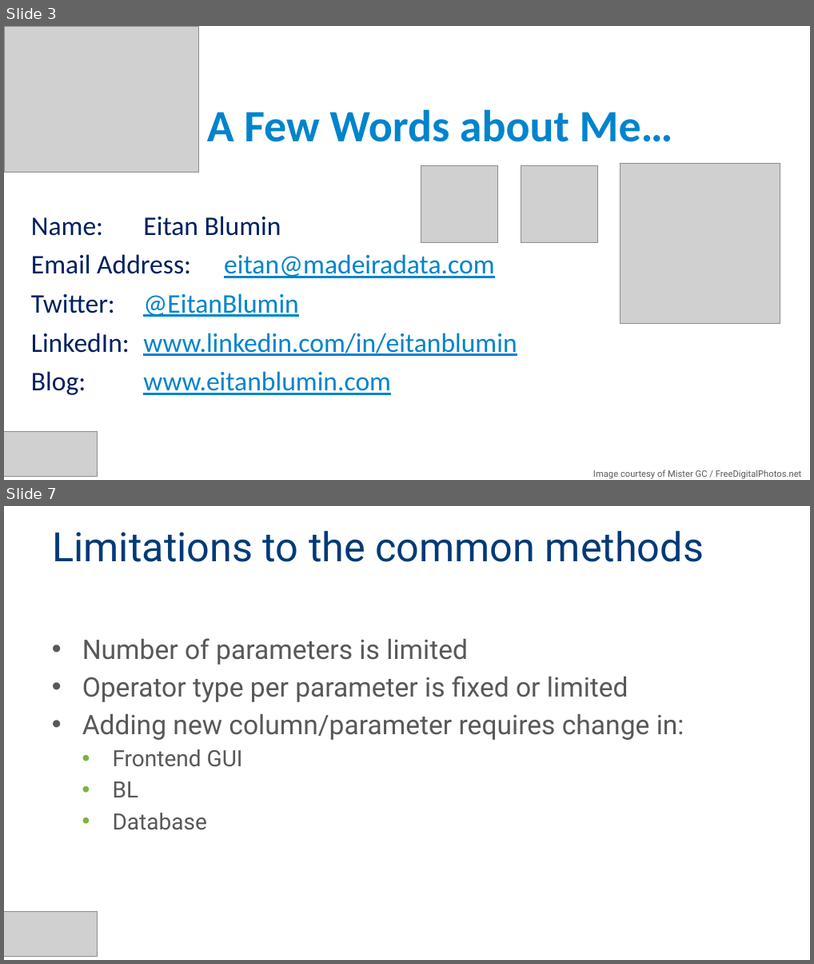
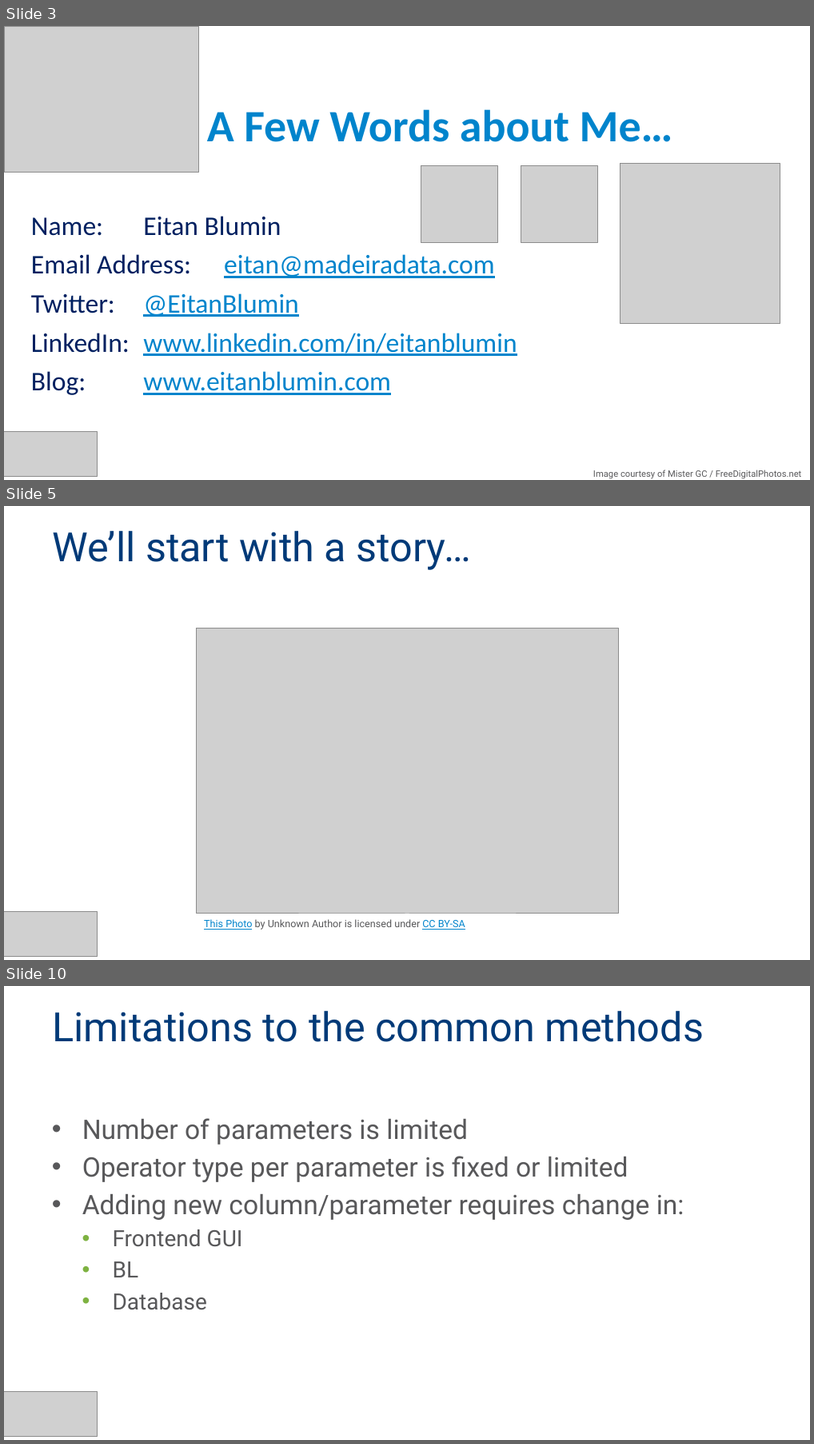
Before and after one commit to MadeiraData/DynamicFilters, a slide deck: DynamicFilters.pptx. Shown one above the other, each under a label of ours: slides 3 and 7 before the commit, slides 3, 5 and 10 after it; the slides between them are not shown. The pictures are 814x964 and 814x1444 pixels, drawn with LibreOffice and Linux fonts; fonts in the diff are those of the drawing; grey boxes stand for pictures. Boxes give left, top, right and bottom in pixels: in the first picture for what was removed or moved away, otherwise in the second. Text is boxed around its words. In the diff, an @@ line names an element or a change of style, - is before the commit and + after.

```diff
--- a/DynamicFilters.pptx
+++ b/DynamicFilters.pptx
@@ slide 5 added at (4, 506, 810, 960), background #FFFFFF @@
@@ title added at (52, 531, 471, 570), 36 pt, text #003A78 @@
+We’ll start with a story…
@@ picture added at (196, 628, 618, 913) @@
@@ picture added at (4, 912, 98, 956) @@
@@ text added at (204, 919, 466, 929), 9 pt, text #58585A @@
+This Photo by Unknown Author is licensed under CC BY-SA
@@ what was slide 7 is now slide 10 @@
```
Also in this commit, not shown: 7 slides changed, 6 other slides added, 1 slide removed, 6 other files.
